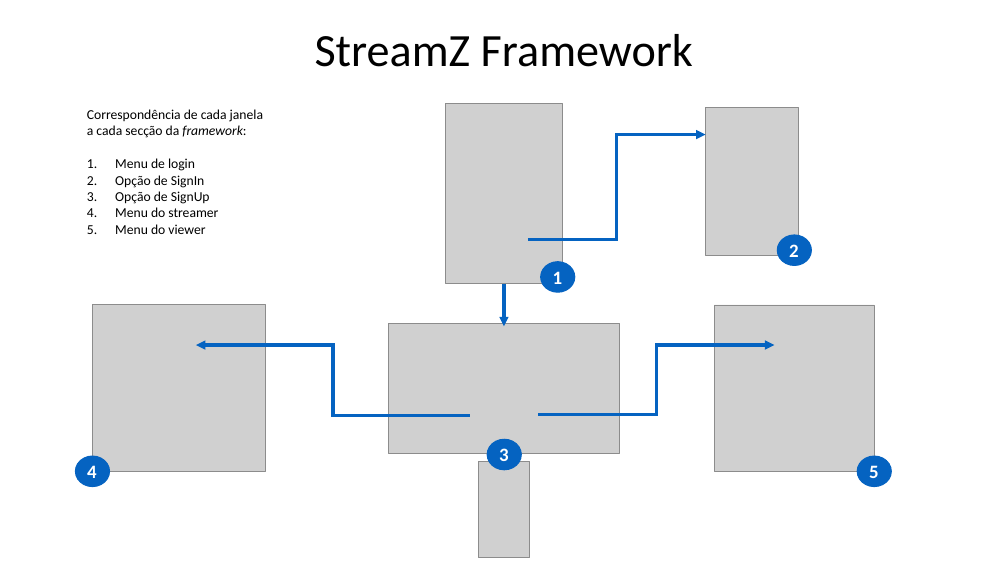
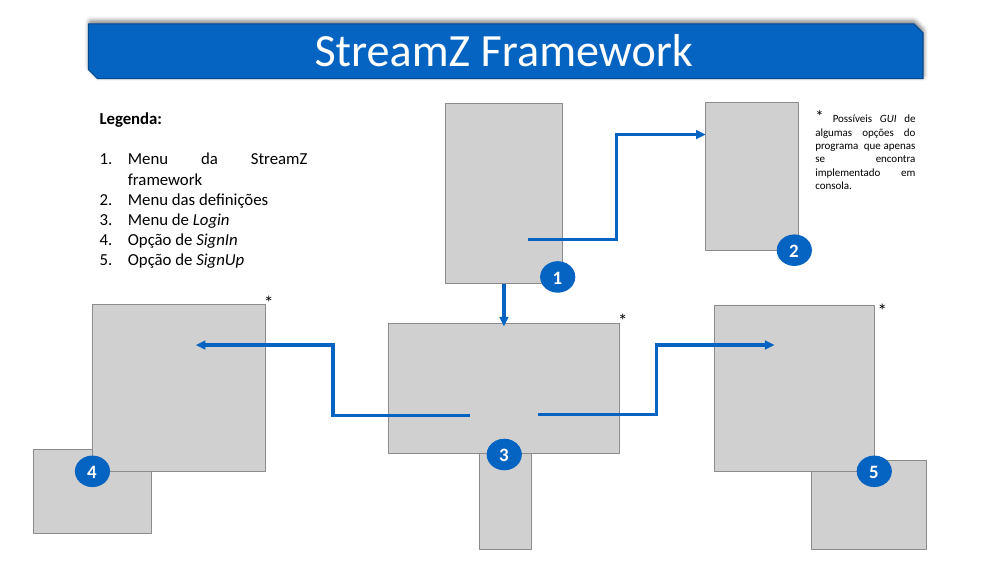
Before and after one commit to lucascalvet/2020_21_AEDA_StreamZ, a slide deck: slide 10 of StreamZ_presentation.pptx. Drawn at 1008x567 pixels with LibreOffice and Linux fonts; fonts in the diff are those of the drawing; grey boxes stand for pictures. Boxes give left, top, right and bottom in pixels: in the first picture for what was removed or moved away, otherwise in the second. Text is boxed around its words. In the diff, an @@ line names an element or a change of style, - is before the commit and + after.

Commit message:
Photos updated and powerpoint almost complete

```diff
--- a/StreamZ_presentation.pptx
+++ b/StreamZ_presentation.pptx
@@ snip diag rect added at (x1=88, y1=24, x2=923, y2=79), fill #0563C1, outline #04498F 1 pt @@
@@ title "StreamZ Framework" at (x1=315, y1=34, x2=693, y2=67): text colour #000000 to #FFFFFF @@
@@ text "Legenda:" moved from (x1=87, y1=109, x2=263, y2=234) to (x1=100, y1=112, x2=307, y2=268) @@
@@ text at (x1=100, y1=112, x2=307, y2=228): text changed; size 13 to 16 pt @@
-Correspondência de cada janela a cada secção da framework:
-1. Menu de login
+Legenda:
+1. Menu da StreamZ framework
+2. Menu das definições
+3. Menu de Login
@@ picture moved from (x1=706, y1=107, x2=799, y2=255) to (x1=706, y1=103, x2=799, y2=250) @@
@@ text added at (x1=815, y1=114, x2=916, y2=189), 10.5 pt, text #000000 @@
+* Possíveis GUI de algumas opções do programa que apenas se encontra implementado em consola.
@@ text at (x1=115, y1=207, x2=218, y2=234): paragraphs removed @@
-4. Menu do streamer
-5. Menu do viewer
@@ text at (x1=128, y1=233, x2=244, y2=268): size 13 to 16 pt in "Opção de SignIn", "Opção de SignUp"; italic on in "SignIn", "SignUp"; alignment left to justified @@
@@ text added at (x1=257, y1=287, x2=293, y2=318), 18 pt, text #000000 @@
+*
@@ text added at (x1=870, y1=295, x2=898, y2=325), 18 pt, text #000000 @@
+*
@@ text added at (x1=611, y1=305, x2=647, y2=335), 18 pt, text #000000 @@
+*
@@ picture added at (x1=34, y1=449, x2=151, y2=534) @@
@@ picture moved from (x1=478, y1=461, x2=529, y2=557) to (x1=480, y1=454, x2=532, y2=550) @@
@@ picture added at (x1=811, y1=461, x2=926, y2=550) @@
```
Also in this commit, not shown: 2 other slides changed, 6 other files.
